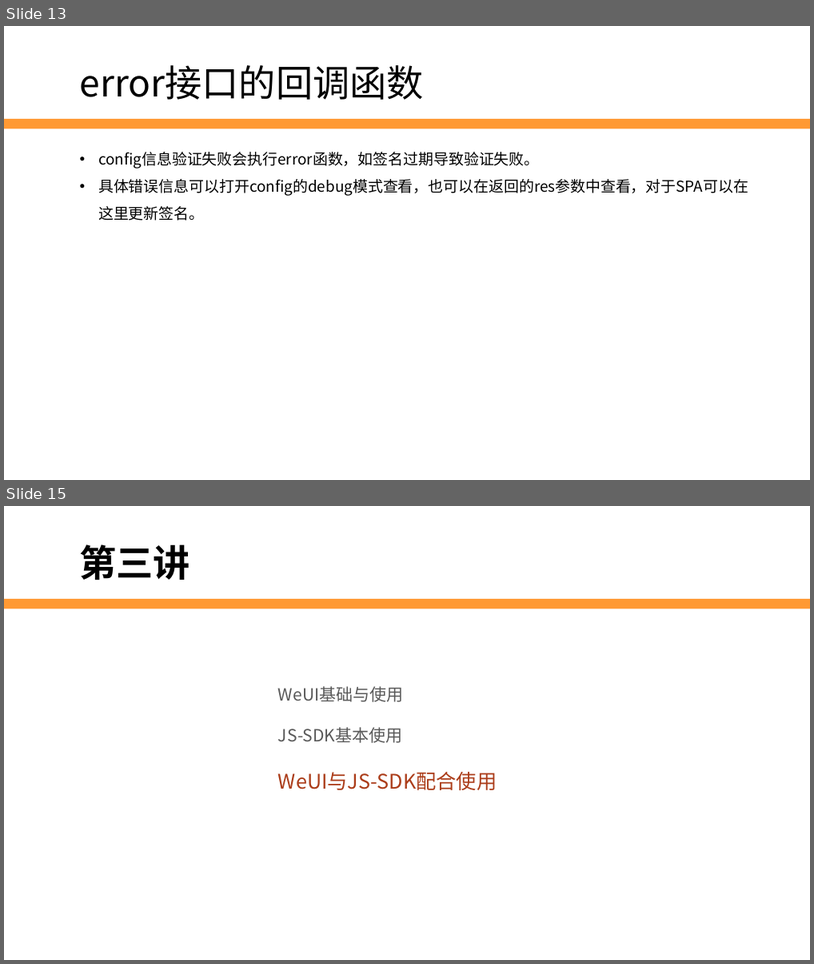
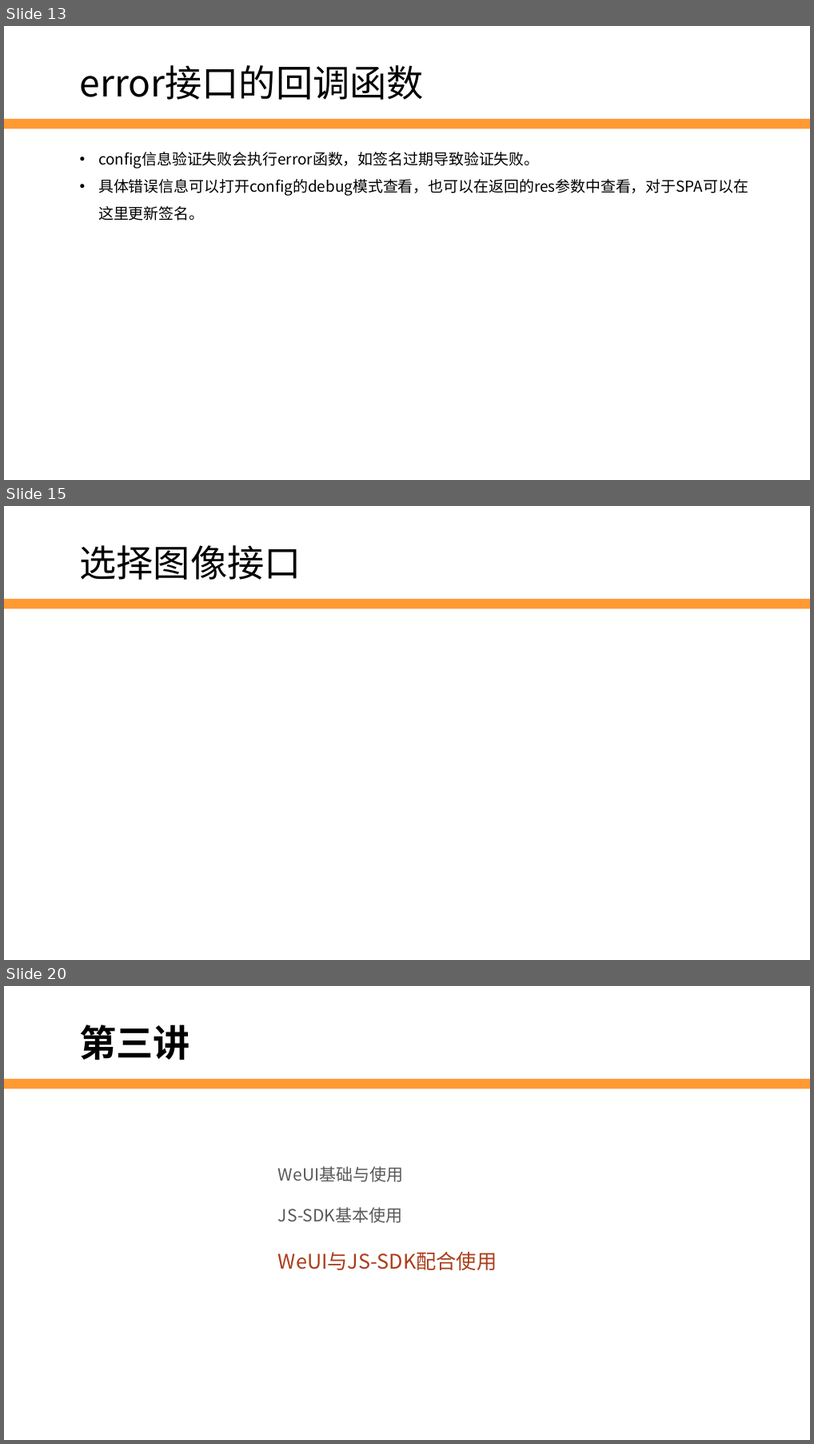
Before and after one commit to edu2act/2017-2018_1st_Wechat_Web_Programming, a slide deck: 课程ppt/第10讲 JS-SDK.pptx. Shown one above the other, each under a label of ours: slides 13 and 15 before the commit, slides 13, 15 and 20 after it; the slides between them are not shown. The pictures are 814x964 and 814x1444 pixels, drawn with LibreOffice and Linux fonts; fonts in the diff are those of the drawing; background and template pictures are left out. Boxes give left, top, right and bottom in pixels: in the first picture for what was removed or moved away, otherwise in the second. Text is boxed around its words. In the diff, an @@ line names an element or a change of style, - is before the commit and + after.

```diff
--- a/课程ppt/第10讲 JS-SDK.pptx
+++ b/课程ppt/第10讲 JS-SDK.pptx
@@ slide 15 added at box(4, 506, 810, 960), background #FFFFFF; not listed: 1 template element that a slide beside it also shows @@
@@ text added at box(80, 545, 302, 580), 44 pt, text #000000 @@
+选择图像接口
@@ what was slide 15 is now slide 20 @@
```
Also in this commit, not shown: 2 slides changed, 4 other slides added.
